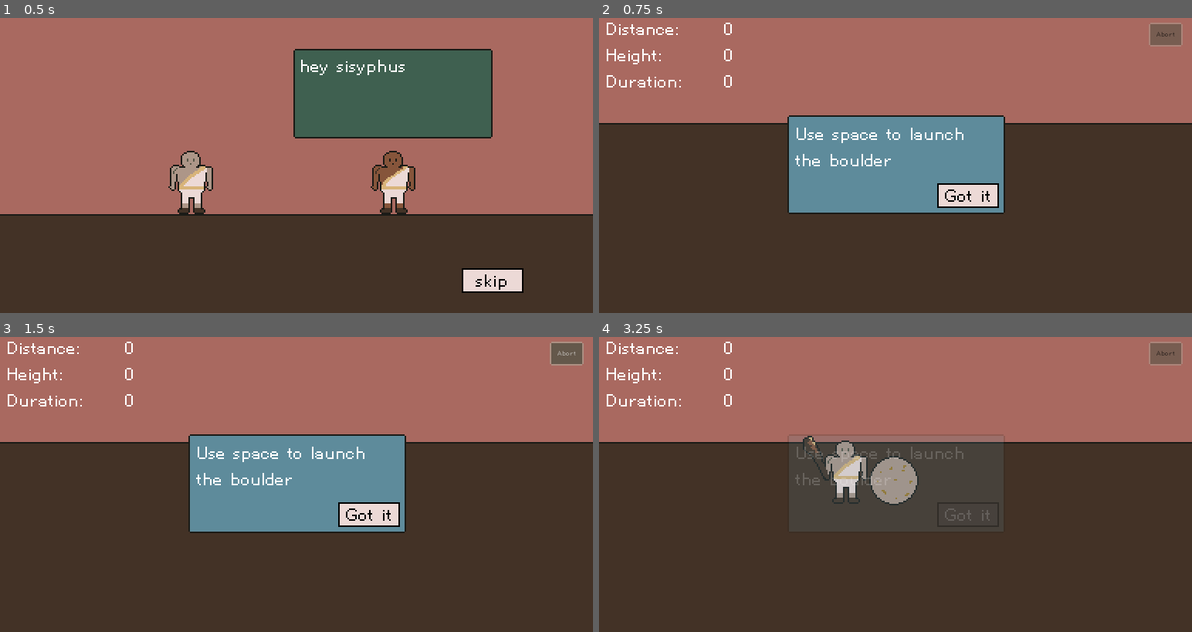
Above: before the commit, frames 1-4 (two rows, left to right).
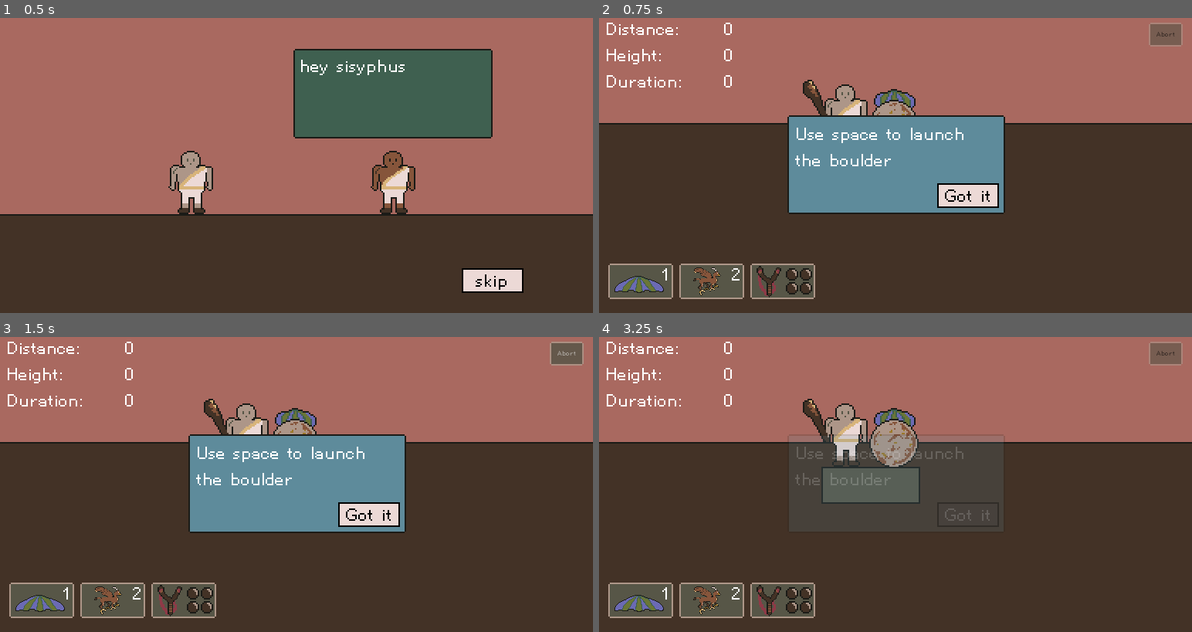
Above: after the commit, the same moments.

Repository: nolenroyalty/sisyphus-needs-a-nap
Game: Godot game, scene res://Intro/Intro.tscn
Same seed, same stepped clock (60 frames per second), same inputs: the game is played once before the commit and once after it.
Inputs (mouse positions are in pixels of both pictures, inside the frame that each line leads up to):
- Up to frame 1 (0.5 s): no input
- Up to frame 2 (0.75 s): click "skip" at 0.5 s
- Up to frame 3 (1.5 s): click "Abort" at 1.25 s
- Up to frame 4 (3.25 s): click (640, 599) at 2.02 s; click "Got it" at 2.75 s

Frame 1 is identical in both runs. In frame 2, 5.0% of the frame differs, in the area x 1-54%, y 20-96%; in frame 3, 5.0%; in frame 4, 8.5%, in the area x 1-55%, y 20-96%.

Commit message:
omg it's done

Diff:
--- a/Flight/Flight.gd
+++ b/Flight/Flight.gd
@@ -394,7 +394,8 @@
 	bottom_bar.maybe_update_stats(
 		flightscore.current_distance(boulder),
 		boulder.determine_height_above_ground(),
-		flightscore.duration())
+		flightscore.duration(),
+		in_cave)
 
 func process_launched(delta):
 	if Input.is_action_just_pressed("superbounce"): handle_superbounce_pressed()
--- a/Flight/Platform.tscn
+++ b/Flight/Platform.tscn
@@ -1,13 +1,15 @@
 [gd_scene load_steps=3 format=2]
 
-[ext_resource path="res://Prototype Sprites/platform.png" type="Texture" id=1]
+[ext_resource path="res://Terrain/Sprites/platform-final.png" type="Texture" id=1]
 [ext_resource path="res://Flight/Platform.gd" type="Script" id=2]
 
 [node name="Platform" type="Node2D"]
 script = ExtResource( 2 )
 
 [node name="Sprite" type="Sprite" parent="."]
+position = Vector2( -32, -16 )
 texture = ExtResource( 1 )
+centered = false
 offset = Vector2( 0, -320 )
-hframes = 2
+hframes = 15
 frame = 1
--- a/State/State.gd
+++ b/State/State.gd
@@ -29,7 +29,7 @@
 var has_griffin = false
 var strength_level = 0
 var launch_day = 1
-var testing_level = 0
+var testing_level = 1
 
 var fact_state = {}
 var achievement_state = {}
--- a/UI/FlightBottomBar.gd
+++ b/UI/FlightBottomBar.gd
@@ -50,12 +50,14 @@
 func set_slingshot_ammo(ammo):
 	slingshot_gadget.set_ammo(ammo)
 
-func maybe_update_stats(distance, height, duration):
+func maybe_update_stats(distance, height, duration, in_cave):
 	frame_count += 1
 	if frame_count % 5 == 0:
+		if in_cave: height = "in a cave!"
+		else: height = int(height) - 15
 		# Subtract the boulder's height for display purposes.
 		# Like with scoring, we divide the boulder's distance by 10 for display purposes
-		$Stats/Values.text = "%s\n%s\n%.1f" % [int(distance / 10.0), int(height) - 15, duration]
+		$Stats/Values.text = "%s\n%s\n%.1f" % [int(distance / 10.0), height, duration]
 
 func _ready():
 	if not State.has_parachute:
Binary file added: Terrain/Sprites/platform-final.png
Not shown, added: Terrain/Sprites/platform-final.png.import
